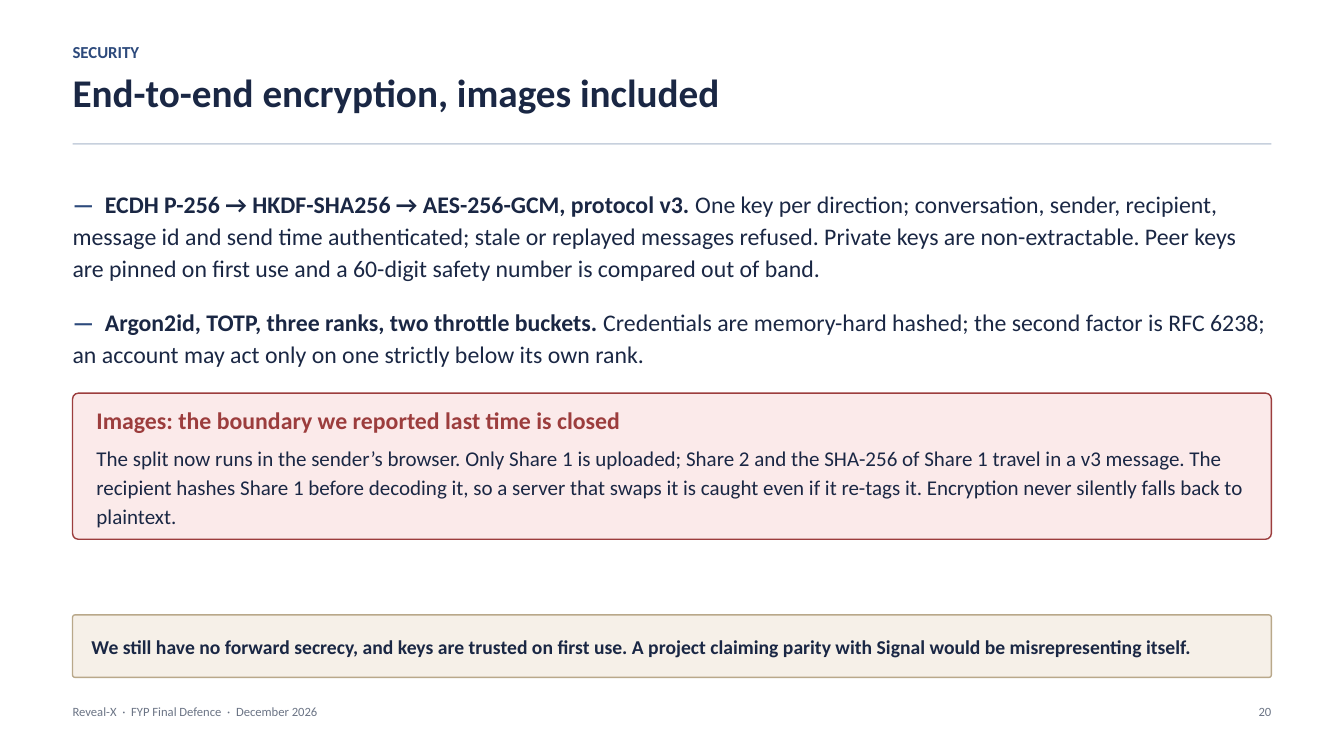
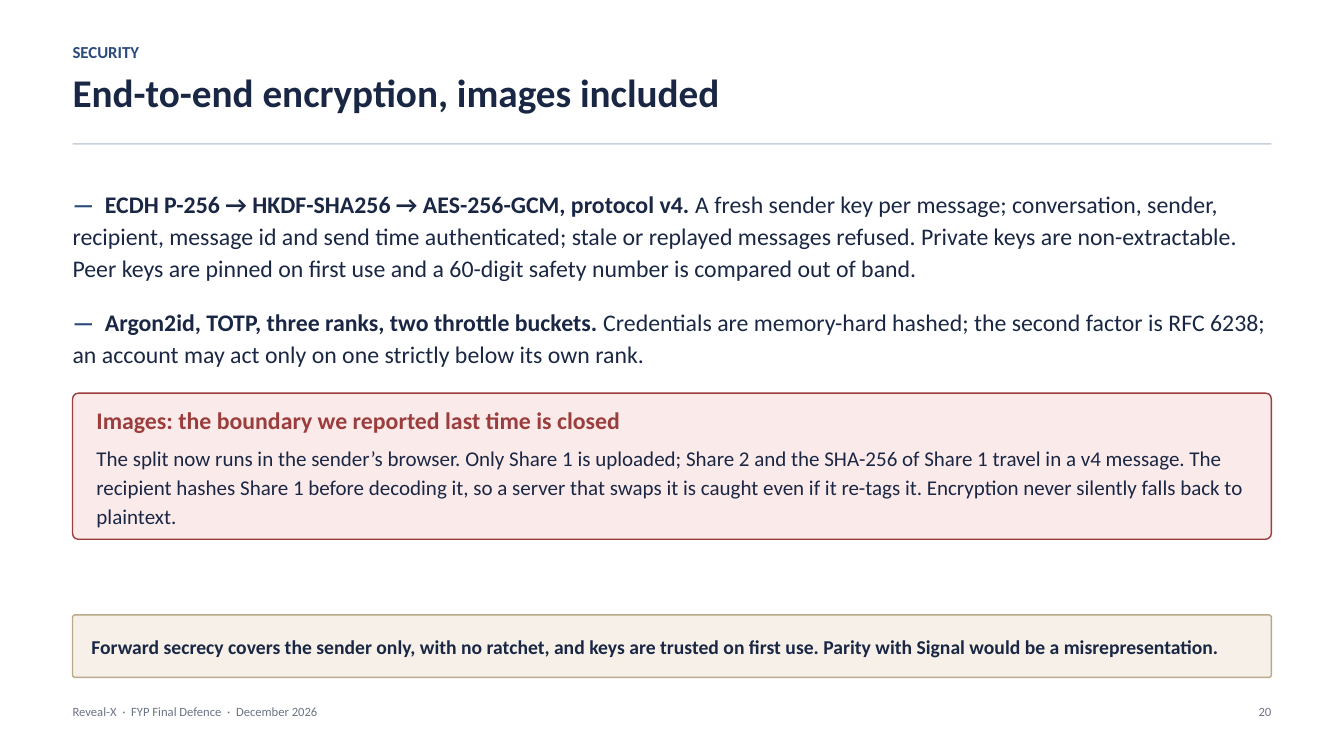
Before and after one commit to 1337PAIN/Reveal-X-chat, a slide deck: slide 20 of Reveal-X_FYP_Presentation.pptx. Drawn at 1344x756 pixels with LibreOffice and Linux fonts; fonts in the diff are those of the drawing. Boxes give left, top, right and bottom in pixels: in the first picture for what was removed or moved away, otherwise in the second. Text is boxed around its words. In the diff, an @@ line names an element or a change of style, - is before the commit and + after.

Commit message:
Bring the FYP report and deck up to E2EE v4
Regenerated, not amended: protocol v4 in the E2EE tables, threat model,
sequence figure and slide 20; forward secrecy described as sender-side
only wherever the report said there was none (comparison table, threat
model, limitations, recommendation 1 now 'complete forward secrecy');
re-measured counts (1,073 server, 203 browser, 22 end-to-end), runtime
and lines of code.

```diff
--- a/Reveal-X_FYP_Presentation.pptx
+++ b/Reveal-X_FYP_Presentation.pptx
@@ text at (x1=73, y1=196, x2=1237, y2=281): text changed @@
-— ECDH P-256 → HKDF-SHA256 → AES-256-GCM, protocol v3. One key per direction; conversation, sender, recipient, message id and send time authenticated; stale or replayed messages refused. Private keys are non-extractable. Peer keys are pinned on first use and a 60-digit safety number is compared out of band.
+— ECDH P-256 → HKDF-SHA256 → AES-256-GCM, protocol v4. A fresh sender key per message; conversation, sender, recipient, message id and send time authenticated; stale or replayed messages refused. Private keys are non-extractable. Peer keys are pinned on first use and a 60-digit safety number is compared out of band.
@@ text in rounded rectangle at (x1=96, y1=451, x2=1242, y2=528): text changed @@
-The split now runs in the sender’s browser. Only Share 1 is uploaded; Share 2 and the SHA-256 of Share 1 travel in a v3 message. The recipient hashes Share 1 before decoding it, so a server that swaps it is caught even if it re-tags it. Encryption never silently falls back to plaintext.
+The split now runs in the sender’s browser. Only Share 1 is uploaded; Share 2 and the SHA-256 of Share 1 travel in a v4 message. The recipient hashes Share 1 before decoding it, so a server that swaps it is caught even if it re-tags it. Encryption never silently falls back to plaintext.
@@ text in rounded rectangle at (x1=91, y1=640, x2=1218, y2=658): text changed @@
-We still have no forward secrecy, and keys are trusted on first use. A project claiming parity with Signal would be misrepresenting itself.
+Forward secrecy covers the sender only, with no ratchet, and keys are trusted on first use. Parity with Signal would be a misrepresentation.
```
Also in this commit, not shown: 2 other slides changed, 3 other files.
